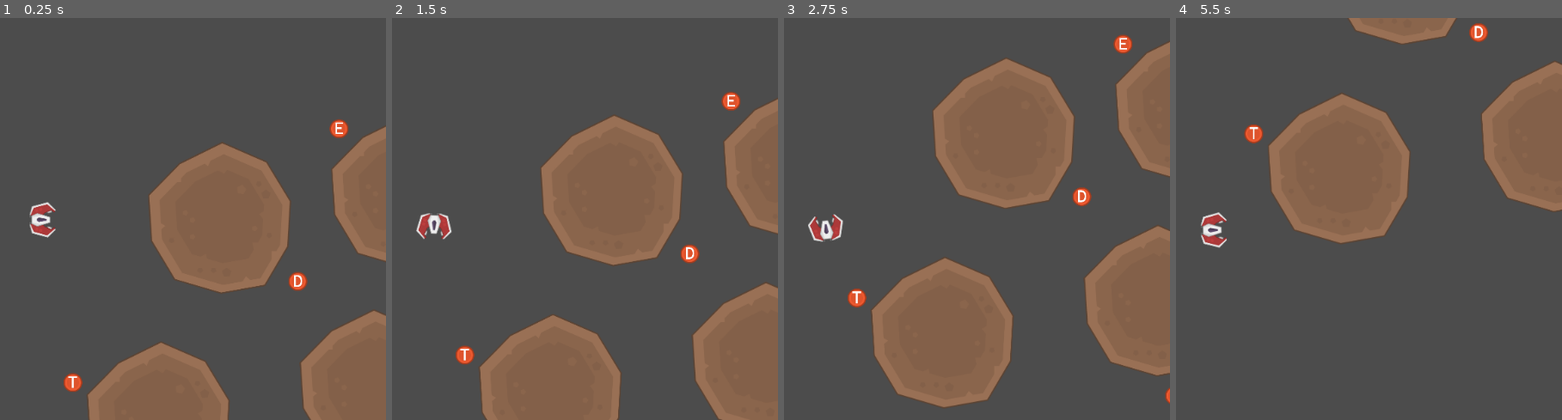
Above: before the commit, frames 1-4 (left to right).
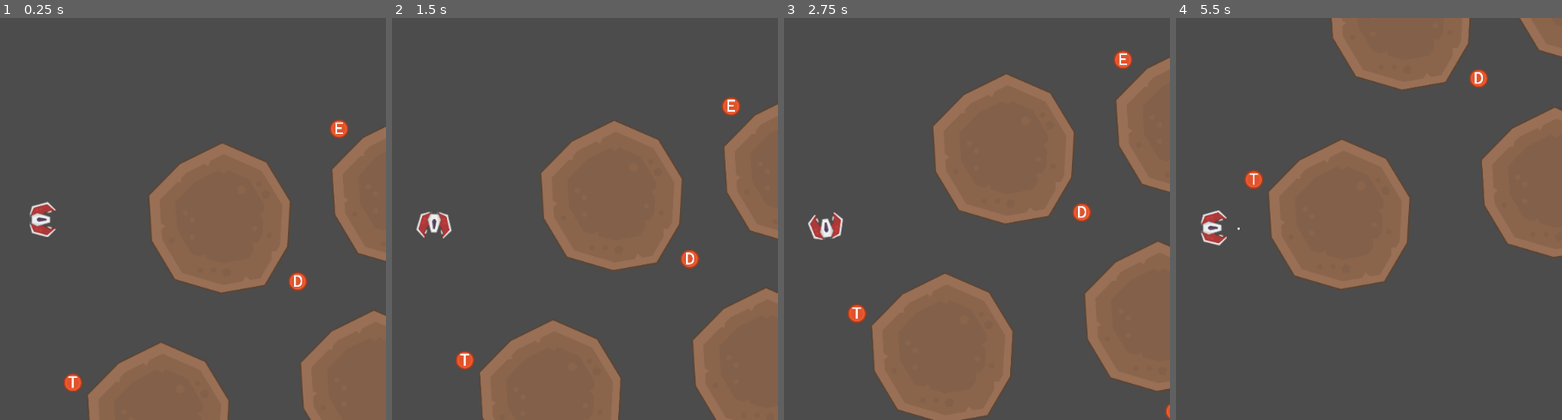
Above: after the commit, the same moments.

Repository: Comyune/game-drifter
Game: Godot game, scene res://main.tscn
Two runs of this game, one before a commit and one after it. Both use one fixed random seed, a clock stepped at 60 frames per second and the inputs below.
Inputs (mouse positions are in pixels of both pictures, inside the frame that each line leads up to):
- Up to frame 1 (0.25 s): no input
- Up to frame 2 (1.5 s): tap Enter at 0.5 s; move the mouse to (585, 198) at 0.52 s; hold Right (ui_right) 0.53-1.25 s; click (585, 198) at 0.67 s; drag from (outside the picture) to (399, 299) at 1.27 s
- Up to frame 3 (2.75 s): move the mouse to (895, 130) at 2.02 s; hold Right (ui_right) from 2.03 s (still down)
- Up to frame 4 (5.5 s): release Right (ui_right) at 2.75 s; drag from (1183, 299) to (outside the picture) at 2.77 s; move the mouse to (1423, 279) at 3.52 s; hold Left (ui_left) 3.53-4.25 s; drag from (outside the picture) to (outside the picture) at 4.27 s; move the mouse to (1253, 219) at 5.02 s; hold Down (ui_down) from 5.03 s (still down); click (1253, 219) at 5.17 s

The runs differ from the first frame. In frame 1, less than 0.1% of the frame differs, in the area x 8-15%, y 45-55%; in frame 2, 3.1%; in frame 3, 10%; in frame 4, 19%, in the area x 6-100%, y 0-68%.

Commit message:
Implement gravity in relation to physics delta

Diff:
--- a/godot-project/player/player.gd
+++ b/godot-project/player/player.gd
@@ -5,7 +5,7 @@
 export (float) var rotation_friction = 0.99
 export (float) var velocity_friction = 0.99
 
-const gravity = 2.0
+const gravity = 98.0
 const left = Vector2(-1, 0)
 const right = Vector2(1, 0)
 
@@ -19,7 +19,7 @@
 func _physics_process(delta):
 	rotation_dir *= rotation_friction
 	velocity *= velocity_friction
-	velocity += Vector2(0, gravity)
+	velocity += Vector2(0, gravity * delta)
 	get_input()
 	rotation += rotation_dir * rotation_speed * delta
 
--- a/godot-project/player/player.tscn
+++ b/godot-project/player/player.tscn
@@ -16,7 +16,6 @@
 script = ExtResource( 1 )
 
 [node name="Particles" type="CPUParticles2D" parent="."]
-visible = false
 amount = 2
 lifetime = 0.5
 direction = Vector2( -1, 0 )
